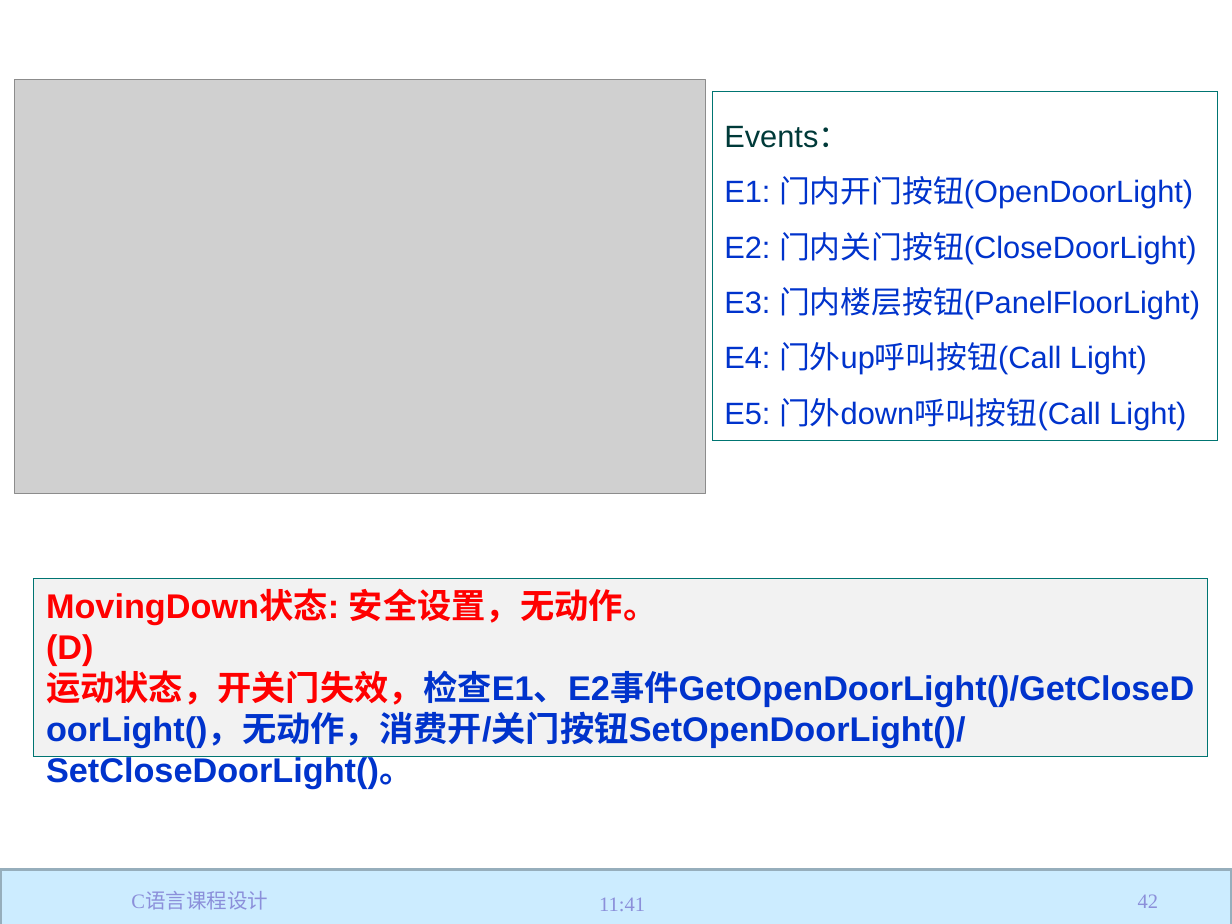
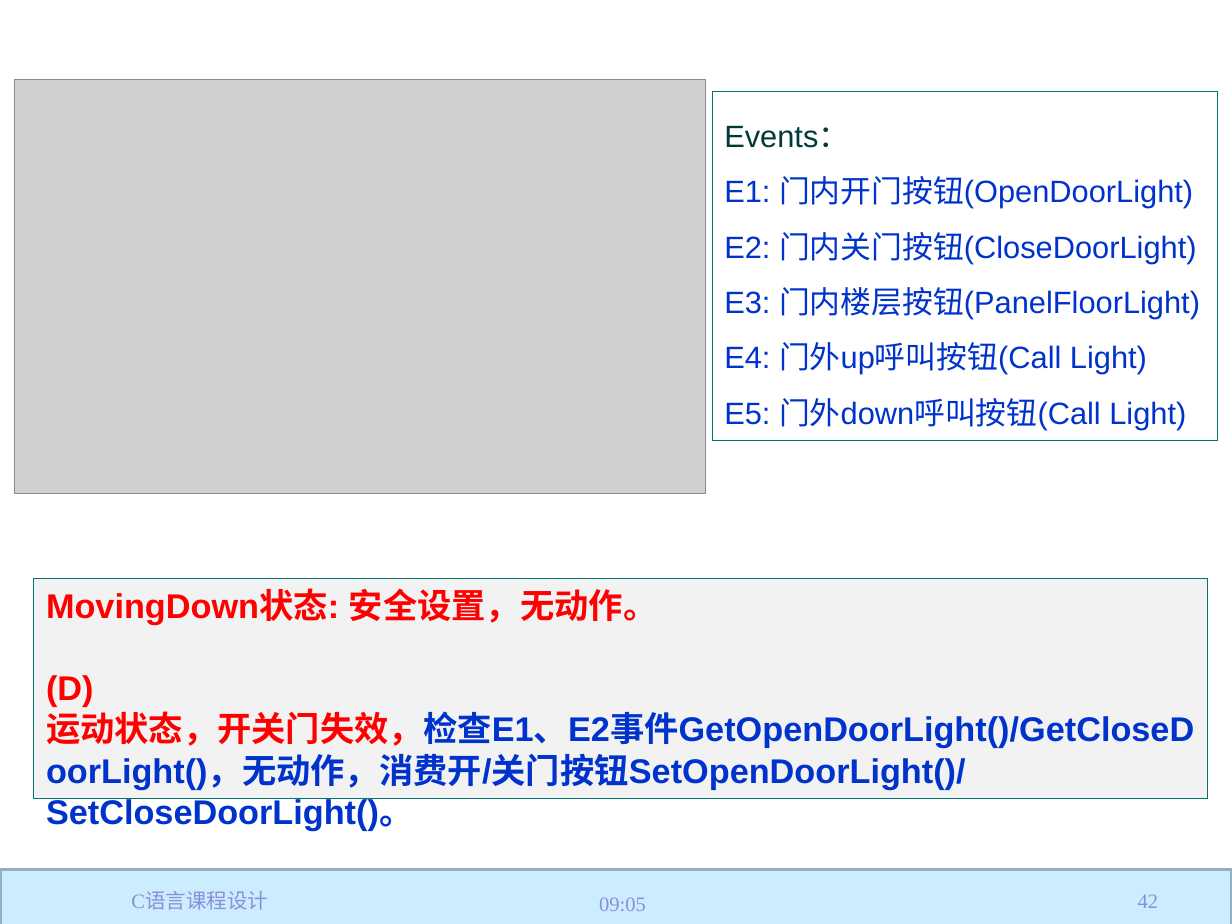
Before and after one commit to jtrfid/C-Repositories, a slide deck: slide 42 of 2017/C语言课程设计/C语言课程设计.pptx. Drawn at 1232x924 pixels with LibreOffice and Linux fonts; fonts in the diff are those of the drawing; grey boxes stand for pictures; background and template pictures are left out. Boxes give left, top, right and bottom in pixels: in the first picture for what was removed or moved away, otherwise in the second. Text is boxed around its words. In the diff, an @@ line names an element or a change of style, - is before the commit and + after.

```diff
--- a/2017/C语言课程设计/C语言课程设计.pptx
+++ b/2017/C语言课程设计/C语言课程设计.pptx
@@ rectangle "MovingDown状态: 安全设置，无动作。": place and size @@
-rectangle "MovingDown状态: 安全设置，无动作。" at [34,578,1209,756]
+rectangle "MovingDown状态: 安全设置，无动作。" at [34,578,1209,797]
@@ text at [599,897,646,911]: text changed @@
-11:41
+09:05
```
Also in this commit, not shown: 56 other slides changed, 4 other files.
